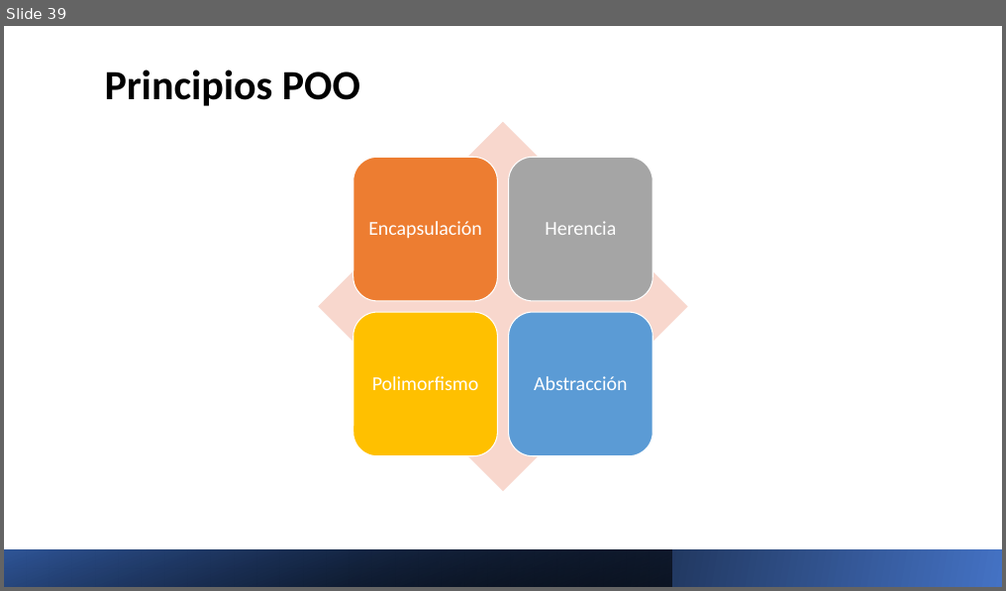
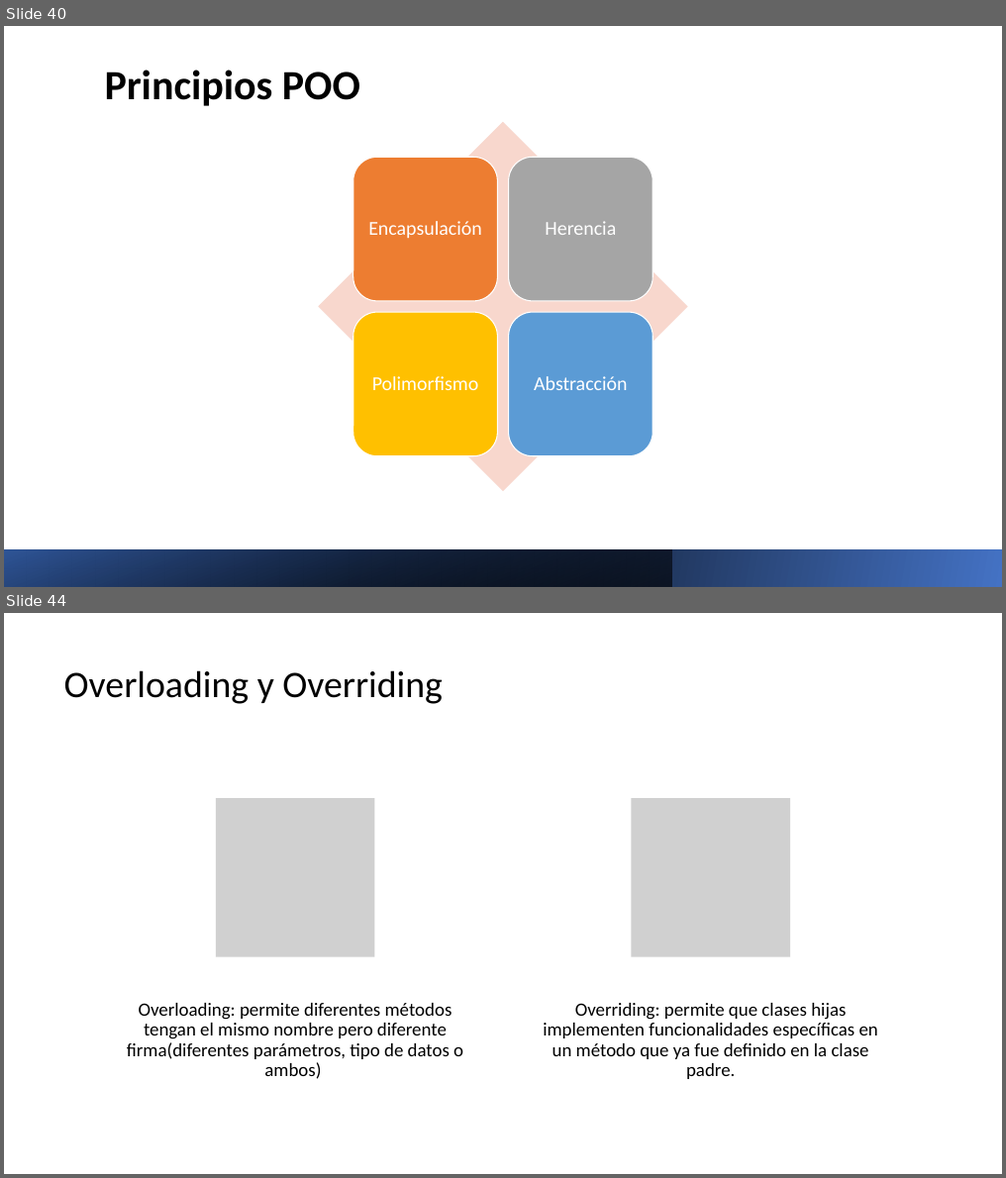
Before and after one commit to Charris1904/automation-qa-sessions, a slide deck: files/1. Java.pptx. Shown one above the other, each under a label of ours: slide 39 before the commit, slides 40 and 44 after it; the slides between them are not shown. The pictures are 1006x591 and 1006x1178 pixels, drawn with LibreOffice and Linux fonts; fonts in the diff are those of the drawing; grey boxes stand for pictures. Boxes give left, top, right and bottom in pixels: in the first picture for what was removed or moved away, otherwise in the second. Text is boxed around its words. In the diff, an @@ line names an element or a change of style, - is before the commit and + after.

```diff
--- a/files/1. Java.pptx
+++ b/files/1. Java.pptx
@@ slide 44 added at bbox=[4, 613, 1002, 1174], background #FFFFFF @@
@@ title added at bbox=[64, 670, 443, 704], 36 pt, text #000000 @@
+Overloading y Overriding
@@ group added at bbox=[127, 798, 878, 1079]: 2 pictures, 2 texts @@
+Overloading: permite diferentes métodos tengan el mismo nombre pero diferente firma(diferentes parámetros, tipo de datos o ambos)
+Overriding: permite que clases hijas implementen funcionalidades específicas en un método que ya fue definido en la clase padre.
@@ what was slide 39 is now slide 40 @@
```
Also in this commit, not shown: 10 other slides added, 25 other files.
